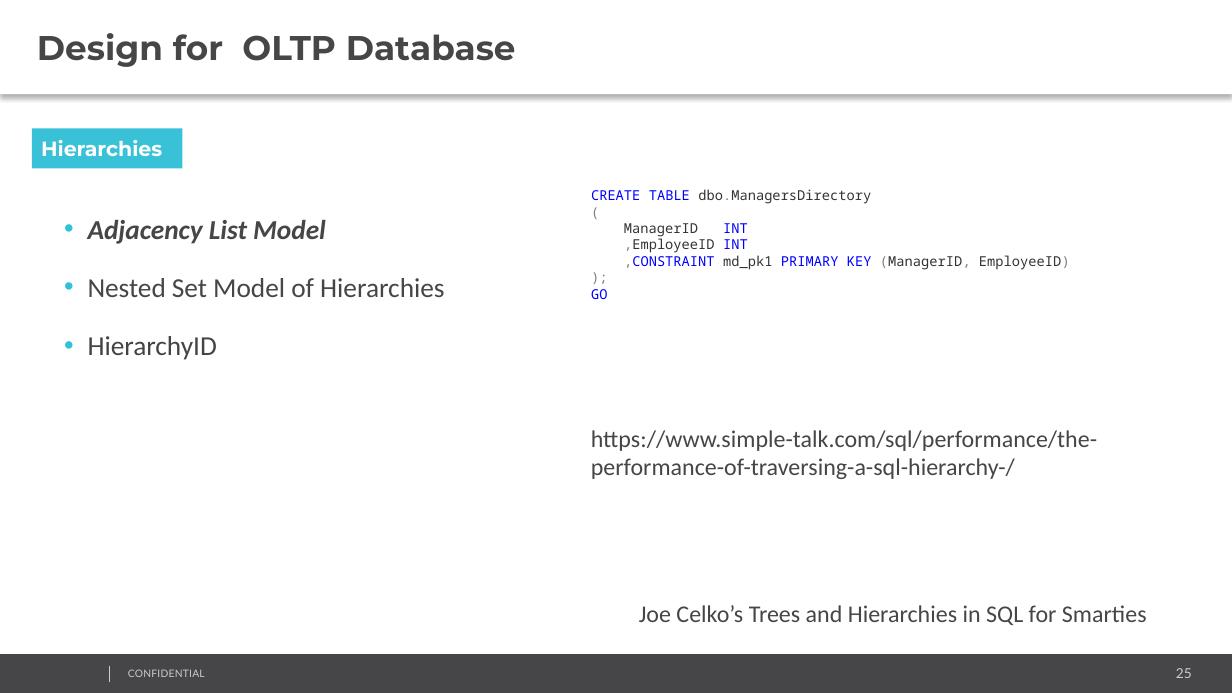
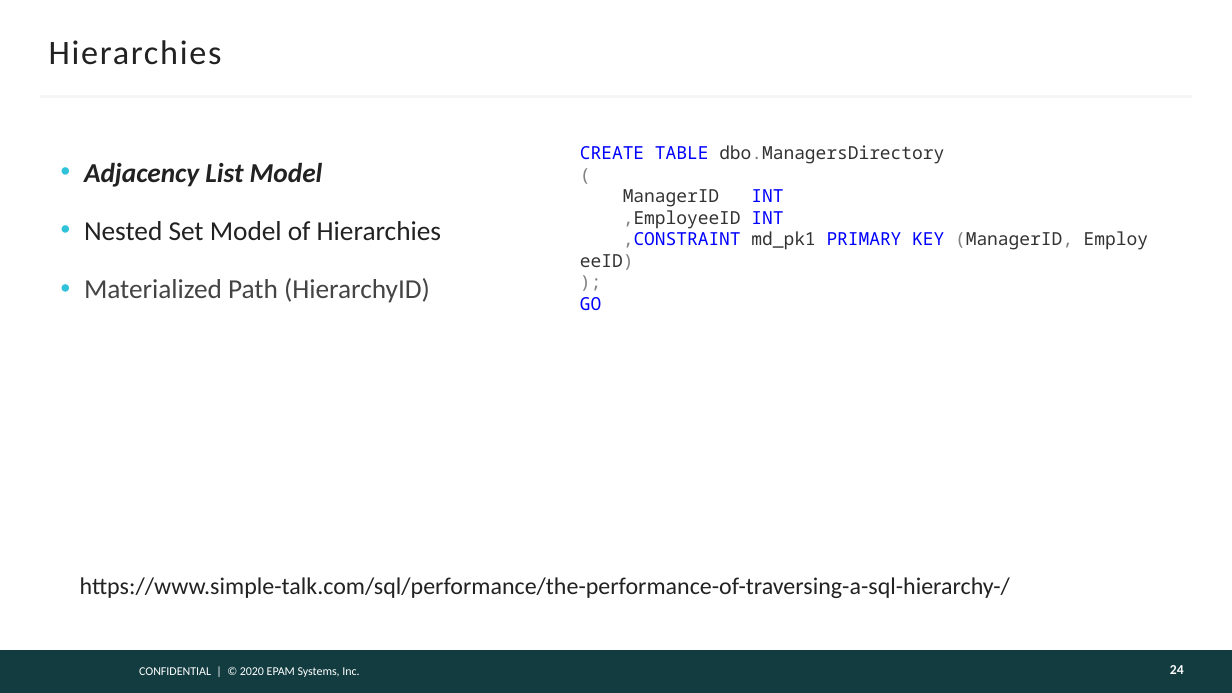
Before and after one commit to AndreyQC/MSBI.Lab, a slide deck: slide 24 of MSBI.E07-SQL/MSBI.Dev.S20E07.pptx (slide 25 before the commit). Drawn at 1232x693 pixels with LibreOffice and Linux fonts; fonts in the diff are those of the drawing; background and template pictures are left out. Boxes give left, top, right and bottom in pixels: in the first picture for what was removed or moved away, otherwise in the second. Text is boxed around its words. In the diff, an @@ line names an element or a change of style, - is before the commit and + after.

```diff
--- a/MSBI.E07-SQL/MSBI.Dev.S20E07.pptx
+++ b/MSBI.E07-SQL/MSBI.Dev.S20E07.pptx
@@ text removed at bbox=[0, 0, 1232, 95] @@
-Design for OLTP Database
@@ title "Hierarchies": place and size @@
-title "Hierarchies" at bbox=[32, 128, 182, 168]
+title "Hierarchies" at bbox=[49, 40, 222, 65]
@@ title "Hierarchies" at bbox=[49, 40, 222, 65]: size 12 to 20 pt, font Montserrat to Calibri, text colour #FFFFFF to #222222, letter spacing 0 to 1 pt, bold off; fill #39C2D7 to none @@
@@ line added from (39, 96) to (1193, 96), #F5F5F5 1.5 pt @@
@@ text "Adjacency List Model": place and size @@
-text "Adjacency List Model" at bbox=[88, 220, 444, 360]
+text "Adjacency List Model" at bbox=[84, 162, 441, 303]
@@ text "CREATE TABLE dbo.ManagersDirectory": place and size @@
-text "CREATE TABLE dbo.ManagersDirectory" at bbox=[591, 189, 1070, 299]
+text "CREATE TABLE dbo.ManagersDirectory" at bbox=[580, 145, 1073, 310]
@@ text "CREATE TABLE dbo.ManagersDirectory" at bbox=[580, 145, 1073, 310]: size 8 to 10.5 pt @@
@@ text at bbox=[84, 162, 441, 240]: text colour #464547 to #222222 in "Adjacency List Model", "Nested Set Model of Hierarchies" @@
@@ text at bbox=[84, 278, 430, 303]: text changed @@
-    • HierarchyID
+    • Materialized Path (HierarchyID)
@@ text "https://www.simple-talk.com/sql/performance/the-performance- ...": place and size @@
-text "https://www.simple-talk.com/sql/performance/the-performance- ..." at bbox=[591, 430, 1097, 479]
+text "https://www.simple-talk.com/sql/performance/the-performance- ..." at bbox=[80, 577, 1010, 598]
@@ text "https://www.simple-talk.com/sql/performance/the-performance- ..." at bbox=[80, 577, 1010, 598]: text colour #464547 to #222222 @@
@@ text removed at bbox=[639, 605, 1147, 625] @@
-Joe Celko’s Trees and Hierarchies in SQL for Smarties
@@ rectangle: place and size @@
-rectangle at bbox=[0, 654, 1232, 693]
+rectangle at bbox=[0, 650, 1232, 693]
@@ rectangle at bbox=[0, 650, 1232, 693]: fill #464547 to #133C41 @@
@@ line removed from (110, 665) to (110, 683) @@
@@ text at bbox=[139, 667, 359, 677]: text changed; size 6 to 7 pt; font Lato to Calibri; text colour #CCCCCC to #FFFFFF @@
-CONFIDENTIAL
+CONFIDENTIAL | © 2020 EPAM Systems, Inc.
@@ page number added at bbox=[1170, 665, 1184, 674], 8 pt, text #FEFEFE, bold @@
+24
@@ page number removed at bbox=[1176, 668, 1192, 678] @@
-25
```
Also in this commit, not shown: 23 other slides changed, 9 slides added, 9 slides removed, 2 other files.
